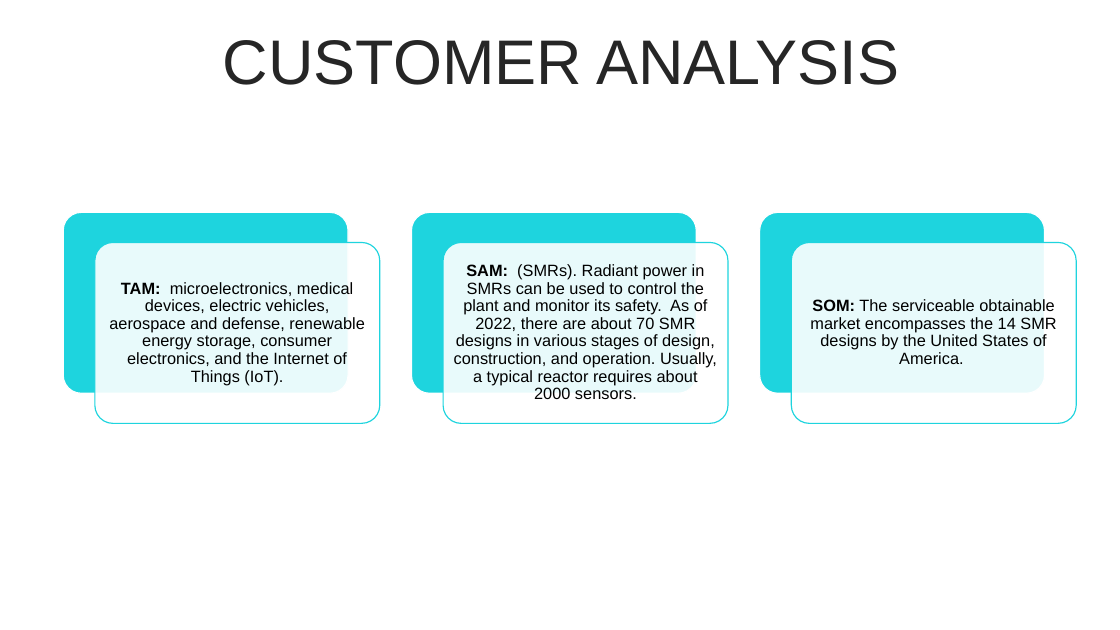
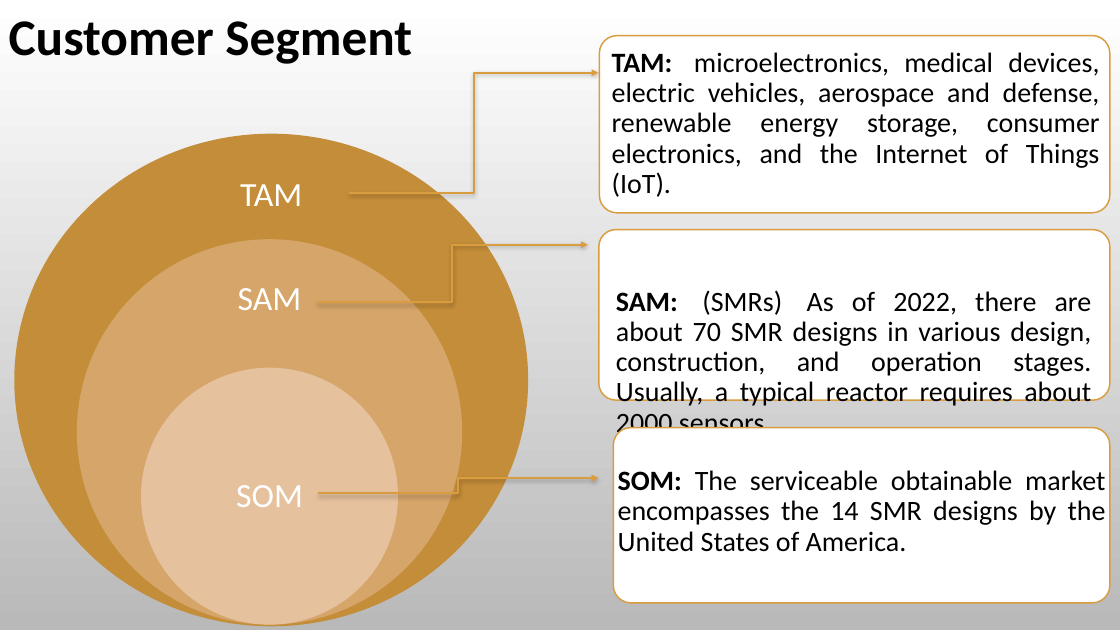
Before and after one commit to fam007e/EMINE_22_24, a slide deck: slide 4 of ESADE/NVCP/Businessman Target Marketing PowerPoint Templates 1.pptx (slide 7 before the commit). Drawn at 1120x630 pixels with LibreOffice and Linux fonts; fonts in the diff are those of the drawing; background and template pictures are left out. Boxes give left, top, right and bottom in pixels: in the first picture for what was removed or moved away, otherwise in the second. Text is boxed around its words. In the diff, an @@ line names an element or a change of style, - is before the commit and + after.

```diff
--- a/ESADE/NVCP/Businessman Target Marketing PowerPoint Templates 1.pptx
+++ b/ESADE/NVCP/Businessman Target Marketing PowerPoint Templates 1.pptx
@@ background #FFFFFF to picture (left out) @@
@@ text added at bbox=[9, 21, 412, 64], 44 pt, text #000000, bold @@
+Customer Segment
@@ text removed at bbox=[223, 40, 899, 85] @@
-CUSTOMER ANALYSIS
@@ rounded rectangle added at bbox=[600, 35, 1111, 213], fill #FFFFFF at 90% opacity, outline #D99C3F 1.25 pt @@
@@ text "TAM: microelectronics, medical devices, electric ...": place and size @@
-text "TAM: microelectronics, medical devices, electric ..." at bbox=[109, 282, 364, 386]
+text "TAM: microelectronics, medical devices, electric ..." at bbox=[612, 52, 1100, 197]
@@ text "TAM: microelectronics, medical devices, electric ..." at bbox=[612, 52, 1100, 197]: size 14 to 24 pt, font Arial to Calibri; alignment centre to justified; more space between paragraphs @@
@@ elbow arrow added from (350, 193) to (598, 73), #D99C3F 1.75 pt @@
@@ rounded rectangle: place and size @@
-rounded rectangle at bbox=[760, 213, 1044, 393]
+rounded rectangle at bbox=[599, 229, 1110, 400]
@@ rounded rectangle at bbox=[599, 229, 1110, 400]: fill #1ED4DE to #FFFFFF at 90% opacity; outline #FFFFFF 1 pt to #D99C3F 1.25 pt @@
@@ elbow arrow added from (318, 302) to (588, 245), #D99C3F 1.75 pt @@
@@ group removed at bbox=[63, 213, 1076, 423]: 5 rounded rectangles @@
@@ text at bbox=[616, 290, 1092, 439]: text changed; size 14 to 24 pt; font Arial to Calibri @@
-SAM: (SMRs). Radiant power in SMRs can be used to control the plant and monitor its safety. As of 2022, there are about 70 SMR designs in various stages of design, construction, and operation. Usually, a typical reactor requires about 2000 sensors.
+SAM: (SMRs) As of 2022, there are about 70 SMR designs in various design, construction, and operation stages. Usually, a typical reactor requires about 2000 sensors.
@@ rounded rectangle added at bbox=[613, 428, 1110, 603], fill #FFFFFF at 90% opacity, outline #D99C3F 1.25 pt @@
@@ text "SOM: The serviceable obtainable market ..." at bbox=[618, 470, 1106, 552]: size 14 to 24 pt, font Arial to Calibri; alignment centre to justified; more space between paragraphs @@
@@ text "SOM: The serviceable obtainable market ...": place and size @@
-text "SOM: The serviceable obtainable market ..." at bbox=[810, 299, 1056, 364]
+text "SOM: The serviceable obtainable market ..." at bbox=[618, 470, 1106, 552]
@@ elbow arrow added from (318, 493) to (598, 478), #D99C3F 1.75 pt @@
@@ group added at bbox=[14, 134, 528, 626]: 3 ellipses, 3 texts @@
+TAM
+SAM
+SOM
```
Also in this commit, not shown: 7 other slides changed, 6 slides added, 6 slides removed, 5 other files.
